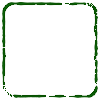
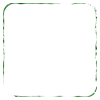
Comparing the layer stacks of the two 100×100 images. Changes:
hid "flashlight-icon-29" over [8, 12, 94, 93]
